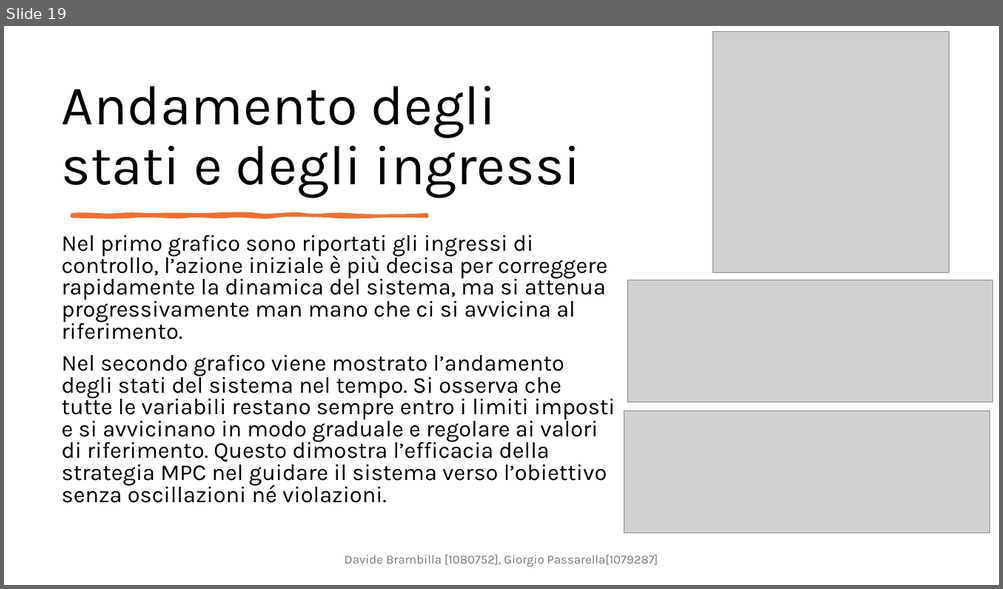
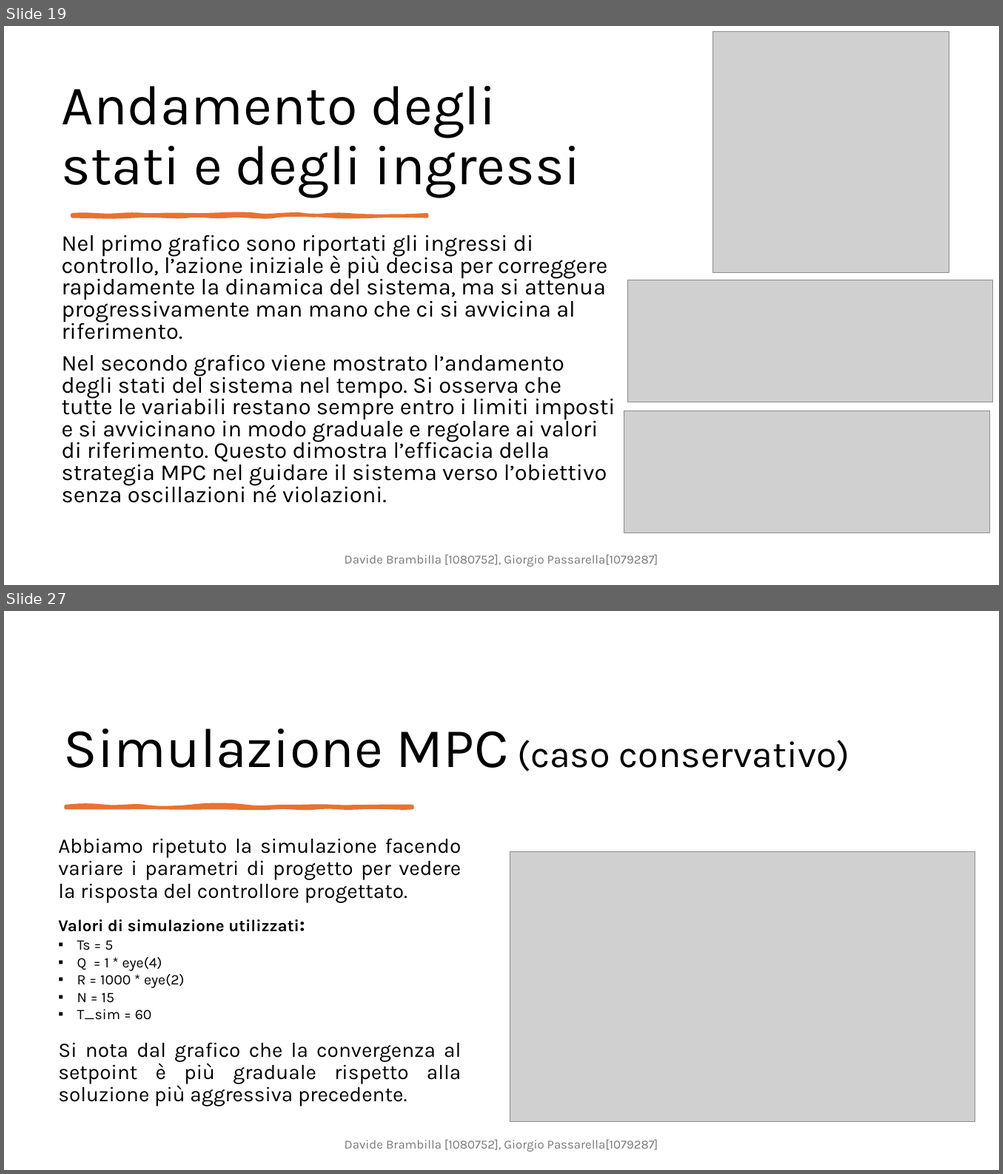
Before and after one commit to DavideBrambilla98/interconnectedTanksMPC, a slide deck: cam.pptx. Shown one above the other, each under a label of ours: slide 19 before the commit, slides 19 and 27 after it; the slides between them are not shown. The pictures are 1003x589 and 1003x1174 pixels, drawn with LibreOffice and Linux fonts; fonts in the diff are those of the drawing; grey boxes stand for pictures. Boxes give left, top, right and bottom in pixels: in the first picture for what was removed or moved away, otherwise in the second. Text is boxed around its words. In the diff, an @@ line names an element or a change of style, - is before the commit and + after.

```diff
--- a/cam.pptx
+++ b/cam.pptx
@@ slide 27 added at <box>4,611,999,1170</box>, background #FFFFFF @@
@@ title added at <box>64,729,850,772</box>, 36 pt, text #000000 @@
+Simulazione MPC (caso conservativo)
@@ freeform shape added at <box>66,806,412,808</box>, fill #E97132, outline #E97132 3.25 pt @@
@@ text added at <box>58,838,461,903</box>, 20 pt, text #000000 @@
+Abbiamo ripetuto la simulazione facendo variare i parametri di progetto per vedere la risposta del controllore progettato.
@@ picture added at <box>510,852,975,1122</box> @@
@@ text added at <box>58,920,299,1020</box>, 14 pt, text #000000 @@
+Valori di simulazione utilizzati:
+▪ Ts = 5
+▪ Q = 1 * eye(4)
+▪ R = 1000 * eye(2)
+▪ N = 15
+▪ T_sim = 60
@@ text added at <box>58,1042,461,1107</box>, 20 pt, text #000000 @@
+Si nota dal grafico che la convergenza al setpoint è più graduale rispetto alla soluzione più aggressiva precedente.
@@ text added at <box>344,1140,658,1152</box>, 12 pt, text #797979 @@
+Davide Brambilla [1080752], Giorgio Passarella[1079287]
```
Also in this commit, not shown: 8 other slides added.
